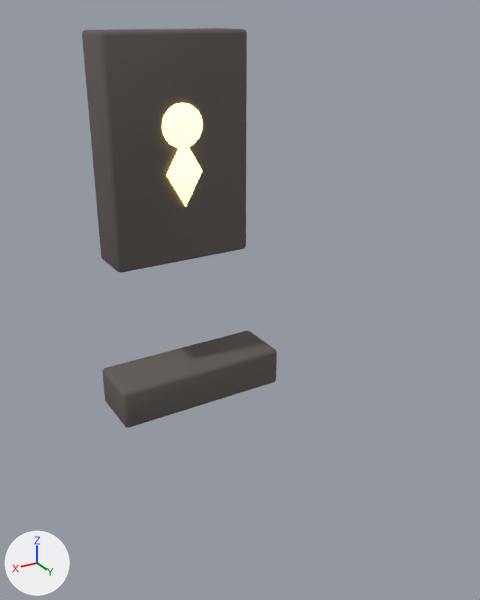
Two versions of the glTF model resources/models/props/key_niche.glb, one commit apart.
Rendered twice from a camera (50 mm lens) standing at (1.085, 1.595, 1.469) and looking at (0.033, -0.157, 0.593). The lights are fixed; the arrows at lower left show +X, +Y and +Z. The picture after the commit comes second. Where no turn or scale is listed for an object, it has been applied to the vertices. Vertices at exactly the same position are counted once.

Before the edit, the objects in view are built like this:
```python
mat_goldglow = principled_material('GoldGlow')
mat_goldglow.base_color = (0.4, 0.312, 0.14)  # yellow #aa9869
mat_goldglow.emission_color = (1.0, 0.7, 0.25)  # beige #ffda89
mat_goldglow.emission_strength = 3.0
me_cone = bpy.data.meshes.new('Cone')
me_cone.from_pydata(...)  # 8 vertices, 12 faces; spans x -0.075..0.075, y -0.03..0.03, z -0.13..0.13
me_cone.materials.append(mat_goldglow)  # yellow #aa9869, glowing beige #ffda89
me_cube = bpy.data.meshes.new('Cube')
me_cube.from_pydata(...)  # 56 vertices, 108 faces; spans x -0.28..0.28, y -0.1..0.1, z -0.42..0.42
me_cube.materials.append(mat_stone)  # dark grey #615b56
me_cube_001 = bpy.data.meshes.new('Cube.001')
me_cube_001.from_pydata(...)  # 56 vertices, 108 faces; spans x -0.35..0.35, y -0.12..0.12, z -0.08..0.08
me_cube_001.materials.append(mat_stone)  # dark grey #615b56
me_cylinder = bpy.data.meshes.new('Cylinder')
me_cylinder.from_pydata(...)  # a 20-sided cylinder along y spanning x -0.08..0.08, y -0.03..0.03, z -0.08..0.08
me_cylinder.materials.append(mat_goldglow)  # yellow #aa9869, glowing beige #ffda89
ob_frame = bpy.data.objects.new('Frame', me_cube)
ob_frame.location = (0.0, -0.72, 1.0)
ob_holefoot = bpy.data.objects.new('HoleFoot', me_cone)
ob_holefoot.location = (0.0, -0.64, 0.93)
ob_holetop = bpy.data.objects.new('HoleTop', me_cylinder)
ob_holetop.location = (0.0, -0.64, 1.1)
ob_step = bpy.data.objects.new('Step', me_cube_001)
ob_step.location = (0.0, -0.6, 0.08)
```
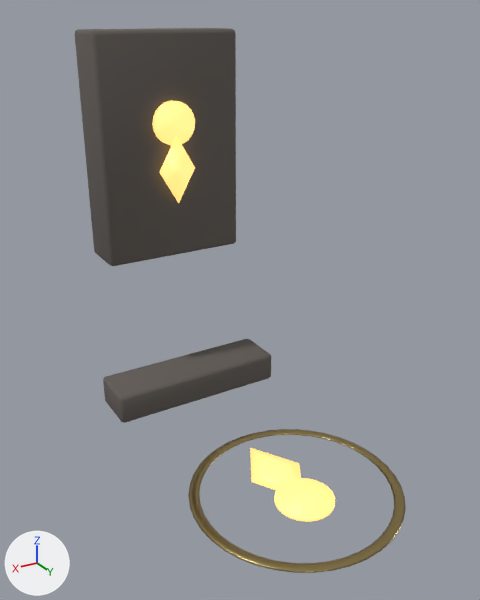
Where the newer file only moved an object's origin or applied its transform, the numbers keep the older frame.

What differs and where, as boxes [x1, y1, x2, y2] in the pictures (480 x 600 px; the box of a moved part takes in the faces that stretch with it):
'Frame', moved: before [82, 28, 247, 273]; after [75, 28, 236, 266]
'Step', reshaped, moved (14% shorter): before [102, 331, 277, 428]; after [103, 339, 271, 422]
'FloorRing', added (yellow): after [188, 429, 406, 573]
'FloorHoleTop', added: after [274, 478, 335, 522]
'HoleTop', recoloured, surface changed, moved, rescaled: before [162, 103, 203, 148]; after [152, 100, 195, 146]
'HoleFoot', recoloured, surface changed, moved: before [166, 139, 202, 207]; after [159, 135, 195, 203]
'FloorHoleFoot', added: after [250, 448, 301, 490]
part 2 of me_cube_001, moved or reshaped: before [122, 349, 277, 397]; after [119, 354, 271, 401]
part 3 of me_cube_001, moved or reshaped: before [122, 353, 277, 428]; after [119, 358, 271, 422]
part 4 of me_cube_001, moved or reshaped: before [103, 331, 274, 423]; after [103, 339, 269, 418]

The change, as a diff of the scene's bpy script:
```diff
--- a/resources/models/props/key_niche.glb.py
+++ b/resources/models/props/key_niche.glb.py
@@ mat_goldglow @@
 mat_goldglow.base_color = (0.4, 0.312, 0.14)  # yellow #aa9869
-mat_goldglow.emission_color = (1.0, 0.7, 0.25)  # beige #ffda89
-mat_goldglow.emission_strength = 3.0
+mat_goldglow.emission_color = (1.0, 0.62, 0.18)  # orange #ffce76
+mat_goldglow.emission_strength = 1.3
@@ mat_gold @@
+mat_gold = principled_material('Gold')
+mat_gold.base_color = (0.38, 0.288, 0.12)  # yellow #a69261
+mat_gold.metallic = 1.0
+mat_gold.roughness = 0.3
@@ me_cylinder @@
 # used by ob_holetop; location = (0.0, -0.64, 1.1)
-me_cylinder.from_pydata(...)  # 40 vertices, 76 faces; spans x -0.08..0.08, y -0.03..0.03, z -0.08..0.08
+me_cylinder.from_pydata(...)  # 40 vertices, 76 faces; spans x -0.08..0.08, y -0.07..-0.03, z -0.08..0.08
+# me_cylinder part 1: the whole mesh is scaled about its middle by (1, 0.667, 1), then moved by (0.0, -0.05, 0.0)
 me_cylinder.materials.append(mat_goldglow)
@@ me_cube_001 @@
 # used by ob_step; location = (0.0, -0.6, 0.08)
-me_cube_001.from_pydata(...)  # 56 vertices, 108 faces; spans x -0.35..0.35, y -0.12..0.12, z -0.08..0.08
+me_cube_001.from_pydata(...)  # 56 vertices, 108 faces; spans x -0.35..0.35, y -0.1..0.1, z -0.06..0.06
+# me_cube_001 part 2: all 14 vertices in x -0.35..0.35, y 0.105..0.12, z 0.065..0.08 are moved by (0.0, -0.02, -0.02)
+# me_cube_001 part 3: all 14 vertices in x -0.35..0.35, y 0.105..0.12, z -0.08..-0.065 are moved by (0.0, -0.02, 0.02)
+# me_cube_001 part 4: all 14 vertices in x -0.35..0.35, y -0.12..-0.105, z 0.065..0.08 are moved by (0.0, 0.02, -0.02)
+# other edits to the shape of me_cube_001 do not show in these pictures
 me_cube_001.materials.append(mat_stone)
@@ me_torus @@
+me_torus.from_pydata(...)  # 320 vertices, 640 faces; spans x -0.358..0.358, y -0.358..0.358, z -0.005..0.005
+me_torus.materials.append(mat_gold)  # yellow #a69261
@@ me_cylinder_001 @@
+me_cylinder_001.from_pydata(...)  # a 24-sided cylinder along z spanning x -0.1..0.1, y -0.1..0.1, z -0.006..0.006
+me_cylinder_001.materials.append(mat_goldglow)  # yellow #aa9869, glowing orange #ffce76
@@ me_cone_001 @@
+me_cone_001.from_pydata([(0.0, -0.17, -0.006), (0.0, -0.06, 0.006), (-0.1, 0.0, -0.006), (-0.035, 0.0, 0.006), (0.0, 0.17, -0.006), (0.0, 0.06, 0.006), (0.1, 0.0, -0.006), (0.035, 0.0, 0.006)], [], [(0, 1, 3), (0, 3, 2), (2, 3, 5), (2, 5, 4), (3, 1, 7), (3, 7, 5), (4, 5, 7), (4, 7, 6), (6, 7, 1), (6, 1, 0), (0, 2, 4), (0, 4, 6)])
+me_cone_001.materials.append(mat_goldglow)  # yellow #aa9869, glowing orange #ffce76
@@ ob_frame @@
 ob_frame = bpy.data.objects.new('Frame', me_cube)
-ob_frame.location = (0.0, -0.72, 1.0)
+ob_frame.location = (0.0, -0.8, 1.0)
@@ ob_holefoot @@
 ob_holefoot = bpy.data.objects.new('HoleFoot', me_cone)
-ob_holefoot.location = (0.0, -0.64, 0.93)
+ob_holefoot.location = (0.0, -0.69, 0.93)
@@ ob_step @@
 ob_step = bpy.data.objects.new('Step', me_cube_001)
-ob_step.location = (0.0, -0.6, 0.08)
+ob_step.location = (0.0, -0.62, 0.06)
@@ ob_floorring @@
+ob_floorring = bpy.data.objects.new('FloorRing', me_torus)
+ob_floorring.location = (0.0, 0.15, 0.006)
@@ ob_floorholetop @@
+ob_floorholetop = bpy.data.objects.new('FloorHoleTop', me_cylinder_001)
+ob_floorholetop.location = (0.0, 0.2, 0.006)
@@ ob_floorholefoot @@
+ob_floorholefoot = bpy.data.objects.new('FloorHoleFoot', me_cone_001)
+ob_floorholefoot.location = (0.0, 0.03, 0.006)
```
